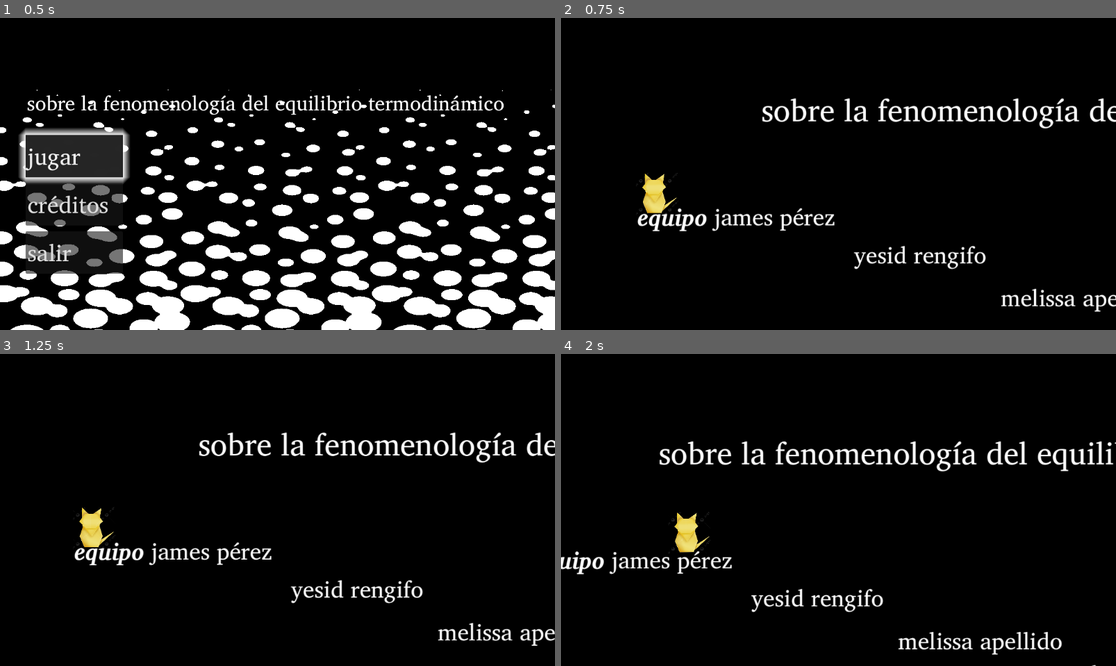
Above: before the commit, frames 1-4 (two rows, left to right).
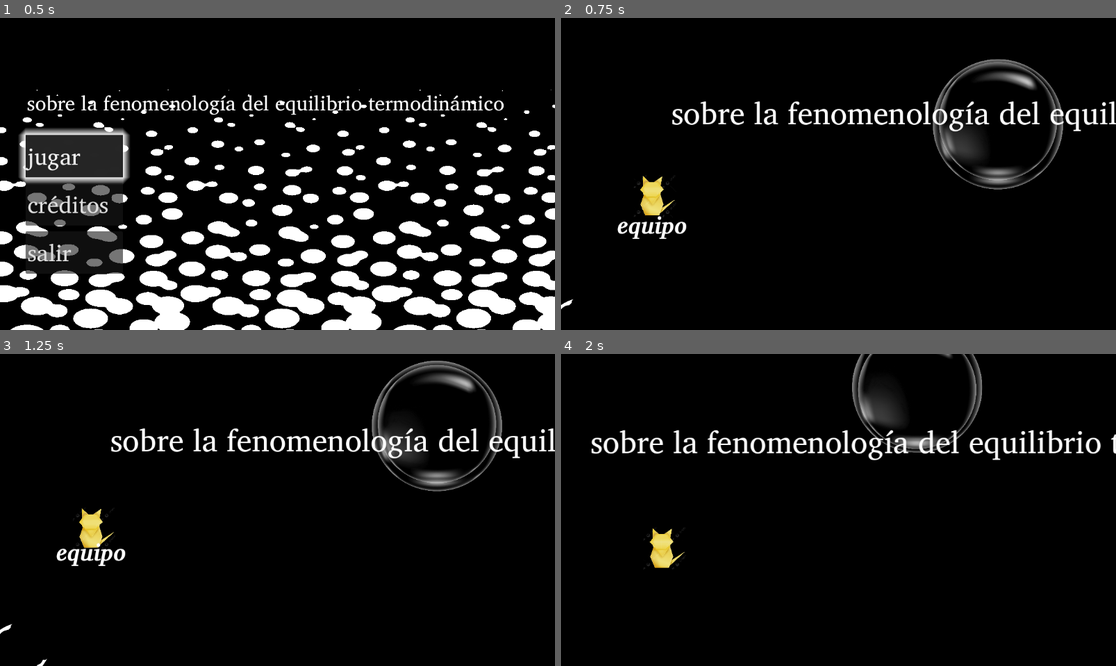
Above: after the commit, the same moments.

Repository: eramajarvi/project-pascal
Game: Godot game, scene res://scenes/menu.tscn
The game is run twice, just before and just after one commit, with the same random seed, the same clock (stepped at 60 frames per second) and the same inputs.
Inputs:
- Up to frame 1 (0.5 s): no input
- Up to frame 2 (0.75 s): click "créditos" at 0.5 s
- Up to frame 3 (1.25 s): no input
- Up to frame 4 (2 s): tap Enter (ui_accept) at 1.25, 1.52 s; hold Right (ui_right) from 1.28 s (still down)

Frame 1 is identical in both runs. In frame 2, 8.1% of the frame differs, in the area x 0-100%, y 13-95%; in frame 3, 7.7%; in frame 4, 8.6%, in the area x 0-100%, y 0-100%.

Commit message:
Creditos Casi listos

Diff:
--- /dev/null
+++ b/scenes/bubbleGraphics.tscn
@@ -0,0 +1,33 @@
+[gd_scene load_steps=6 format=3 uid="uid://bh0eb10np2t2j"]
+
+[ext_resource type="Shader" path="res://scripts/shaders/bubbleGraphics.gdshader" id="1"]
+[ext_resource type="Texture2D" uid="uid://btyvngln83p7b" path="res://assets/sprites/BubbleA.png" id="2"]
+
+[sub_resource type="ShaderMaterial" id="1"]
+shader = ExtResource("1")
+
+[sub_resource type="Shader" id="2"]
+code = "shader_type canvas_item;
+
+uniform float timeScale = 20;
+uniform float amplitude = 1000.0f;
+
+void vertex() {
+
+	VERTEX.y += sin(TIME * timeScale + VERTEX.y + VERTEX.x) * amplitude;
+}
+"
+
+[sub_resource type="ShaderMaterial" id="3"]
+shader = SubResource("2")
+shader_parameter/timeScale = 2.0
+shader_parameter/amplitude = 20.0
+
+[node name="bubbleGraphics" type="Sprite2D"]
+material = SubResource("1")
+texture = ExtResource("2")
+
+[node name="bubbleShaderSprite" type="Sprite2D" parent="."]
+material = SubResource("3")
+scale = Vector2(1.1, 1.1)
+texture = ExtResource("2")
--- /dev/null
+++ b/scenes/bubble_movement.gd
@@ -0,0 +1,18 @@
+extends Sprite2D
+
+# Variables configurables
+@export var speed: float = 100.0 # Velocidad de subida
+@export var screen_margin: float = 10.0 # Margen para reaparecer fuera de la pantalla
+
+func _process(delta: float) -> void:
+	# Elevar el sprite suavemente
+	position.y -= speed * delta
+
+	# Verificar si el sprite ha salido de la pantalla
+	if position.y + texture.get_size().y < 0:
+		reset_position()
+
+func reset_position() -> void:
+	# Reposicionar el sprite en la parte inferior de la pantalla
+	position.y = get_viewport_rect().size.y + screen_margin
+	position.x = randf_range(0.0, get_viewport_rect().size.x)
--- a/scenes/creditos.tscn
+++ b/scenes/creditos.tscn
@@ -1,9 +1,32 @@
-[gd_scene load_steps=18 format=3 uid="uid://bwrrs67qxxds2"]
-
+[gd_scene load_steps=24 format=3 uid="uid://bwrrs67qxxds2"]
+
+[ext_resource type="Texture2D" uid="uid://pumdnh5thavr" path="res://assets/sprites/paticas.png" id="1_1wejf"]
 [ext_resource type="PackedScene" uid="uid://bueeg8ahb2ikv" path="res://scenes/gotas_the_cat.tscn" id="1_d40u3"]
-[ext_resource type="FontFile" uid="uid://c856oabdvvwmv" path="res://assets/fonts/CharisSILBI.ttf" id="1_t4qpt"]
-[ext_resource type="FontFile" uid="uid://b1iobu72ua0r" path="res://assets/fonts/CharisSILR.ttf" id="2_bhvhp"]
-[ext_resource type="AudioStream" uid="uid://cpcvgdo2rq31x" path="res://assets/music/nin_discipline.mp3" id="4_iwub4"]
+[ext_resource type="FontFile" uid="uid://bbr8dag5a6cap" path="res://assets/fonts/CharisSILBI.ttf" id="1_t4qpt"]
+[ext_resource type="FontFile" uid="uid://dogky3a4mipuh" path="res://assets/fonts/CharisSILR.ttf" id="2_bhvhp"]
+[ext_resource type="Script" path="res://scenes/timer_Credits.gd" id="2_jxjry"]
+[ext_resource type="AudioStream" uid="uid://cs2b8i6klm1l7" path="res://assets/music/nin_discipline.mp3" id="4_iwub4"]
+[ext_resource type="Texture2D" uid="uid://if23xdf36qjc" path="res://assets/sprites/Garras.png" id="4_j80lp"]
+[ext_resource type="PackedScene" uid="uid://bh0eb10np2t2j" path="res://scenes/bubbleGraphics.tscn" id="5_7kjkf"]
+[ext_resource type="Texture2D" uid="uid://cs353xsjf6cwc" path="res://assets/sprites/ggj00-roundlogo-900x900.png" id="5_nunq5"]
+[ext_resource type="Script" path="res://scenes/bubble_movement.gd" id="6_j0myt"]
+
+[sub_resource type="Shader" id="Shader_iunnu"]
+code = "shader_type canvas_item;
+
+uniform float timeScale = 20;
+uniform float amplitude = 1000.0f;
+
+void vertex() {
+
+	VERTEX.y += sin(TIME * timeScale + VERTEX.y + VERTEX.x) * amplitude;
+}
+"
+
+[sub_resource type="ShaderMaterial" id="ShaderMaterial_idlkg"]
+shader = SubResource("Shader_iunnu")
+shader_parameter/timeScale = 1.0
+shader_parameter/amplitude = 50.0
 
 [sub_resource type="RectangleShape2D" id="RectangleShape2D_2t575"]
 size = Vector2(144, 33)
@@ -15,7 +38,7 @@
 size = Vector2(288, 35)
 
 [sub_resource type="RectangleShape2D" id="RectangleShape2D_hun54"]
-size = Vector2(348, 35)
+size = Vector2(263, 35)
 
 [sub_resource type="RectangleShape2D" id="RectangleShape2D_7cmkf"]
 size = Vector2(361, 35)
@@ -23,54 +46,21 @@
 [sub_resource type="RectangleShape2D" id="RectangleShape2D_2bw6o"]
 size = Vector2(377, 28)
 
-[sub_resource type="Animation" id="Animation_ioxoj"]
-length = 0.001
-tracks/0/type = "value"
-tracks/0/imported = false
-tracks/0/enabled = true
-tracks/0/path = NodePath(".:position")
-tracks/0/interp = 1
-tracks/0/loop_wrap = true
-tracks/0/keys = {
-"times": PackedFloat32Array(0),
-"transitions": PackedFloat32Array(1),
-"update": 0,
-"values": [Vector2(1545, 753)]
-}
-
-[sub_resource type="Animation" id="Animation_6eggr"]
-resource_name = "move"
-length = 2.0
-loop_mode = 2
-tracks/0/type = "value"
-tracks/0/imported = false
-tracks/0/enabled = true
-tracks/0/path = NodePath(".:position")
-tracks/0/interp = 1
-tracks/0/loop_wrap = true
-tracks/0/keys = {
-"times": PackedFloat32Array(0, 1.96667),
-"transitions": PackedFloat32Array(0.535887, 2),
-"update": 0,
-"values": [Vector2(1545, 753), Vector2(1545, 432)]
-}
-
-[sub_resource type="AnimationLibrary" id="AnimationLibrary_o1v16"]
-_data = {
-"RESET": SubResource("Animation_ioxoj"),
-"move": SubResource("Animation_6eggr")
-}
-
 [sub_resource type="RectangleShape2D" id="RectangleShape2D_xmqqn"]
 size = Vector2(164, 40)
 
+[sub_resource type="ShaderMaterial" id="ShaderMaterial_sh8wc"]
+shader = SubResource("Shader_iunnu")
+shader_parameter/timeScale = 2.0
+shader_parameter/amplitude = 20.0
+
 [sub_resource type="WorldBoundaryShape2D" id="WorldBoundaryShape2D_v060y"]
 
 [sub_resource type="RectangleShape2D" id="RectangleShape2D_xb3xc"]
-size = Vector2(27, 350)
-
-[sub_resource type="RectangleShape2D" id="RectangleShape2D_augis"]
-size = Vector2(393, 20)
+size = Vector2(25, 5489)
+
+[sub_resource type="RectangleShape2D" id="RectangleShape2D_irjy1"]
+size = Vector2(1012, 42)
 
 [node name="Creditos" type="Node2D"]
 
@@ -87,9 +77,19 @@
 anchors_preset = 15
 anchor_right = 1.0
 anchor_bottom = 1.0
+offset_left = 223.0
+offset_top = 114.0
+offset_right = 223.0
+offset_bottom = 114.0
 grow_horizontal = 2
 grow_vertical = 2
 color = Color(0, 0, 0, 1)
+metadata/_edit_group_ = true
+
+[node name="Paticas" type="Sprite2D" parent="Control"]
+material = SubResource("ShaderMaterial_idlkg")
+position = Vector2(1435, 4280)
+texture = ExtResource("1_1wejf")
 
 [node name="Labels" type="Node" parent="."]
 
@@ -102,7 +102,8 @@
 text = "sobre la fenomenología del equilibrio termodinámico"
 
 [node name="equipo" type="StaticBody2D" parent="Labels"]
-position = Vector2(65, 166)
+position = Vector2(210, 176)
+script = ExtResource("2_jxjry")
 metadata/_edit_group_ = true
 
 [node name="CollisionShape2D" type="CollisionShape2D" parent="Labels/equipo"]
@@ -118,8 +119,12 @@
 theme_override_font_sizes/font_size = 48
 text = "equipo"
 
+[node name="Timer" type="Timer" parent="Labels/equipo"]
+one_shot = true
+autostart = true
+
 [node name="james" type="StaticBody2D" parent="Labels"]
-position = Vector2(225, 165)
+position = Vector2(46, 1166)
 metadata/_edit_group_ = true
 
 [node name="CollisionShape2D" type="CollisionShape2D" parent="Labels/james"]
@@ -134,9 +139,19 @@
 theme_override_fonts/font = ExtResource("2_bhvhp")
 theme_override_font_sizes/font_size = 48
 text = "james pérez"
+metadata/_edit_use_anchors_ = true
+
+[node name="james5" type="StaticBody2D" parent="Labels"]
+position = Vector2(234, 846)
+rotation = -0.837758
+metadata/_edit_group_ = true
+
+[node name="CollisionShape2D" type="CollisionShape2D" parent="Labels/james5"]
+position = Vector2(129, 25.5)
+shape = SubResource("RectangleShape2D_uudk3")
 
 [node name="yesid" type="StaticBody2D" parent="Labels"]
-position = Vector2(515, 244)
+position = Vector2(43, 2309)
 metadata/_edit_group_ = true
 
 [node name="CollisionShape2D" type="CollisionShape2D" parent="Labels/yesid"]
@@ -152,25 +167,26 @@
 theme_override_font_sizes/font_size = 48
 text = "yesid rengifo"
 
-[node name="melissa" type="StaticBody2D" parent="Labels"]
-position = Vector2(820, 333)
-metadata/_edit_group_ = true
-
-[node name="CollisionShape2D" type="CollisionShape2D" parent="Labels/melissa"]
-position = Vector2(173, 25.5)
+[node name="maria" type="StaticBody2D" parent="Labels"]
+position = Vector2(251, 1753)
+metadata/_edit_group_ = true
+
+[node name="CollisionShape2D" type="CollisionShape2D" parent="Labels/maria"]
+position = Vector2(130.5, 25.5)
 shape = SubResource("RectangleShape2D_hun54")
 
-[node name="Label" type="Label" parent="Labels/melissa"]
-offset_left = -1.0
-offset_top = -17.0
-offset_right = 144.0
-offset_bottom = 63.0
-theme_override_fonts/font = ExtResource("2_bhvhp")
-theme_override_font_sizes/font_size = 48
-text = "melissa apellido"
+[node name="Label" type="Label" parent="Labels/maria"]
+offset_left = -1.0
+offset_top = -17.0
+offset_right = 144.0
+offset_bottom = 63.0
+theme_override_fonts/font = ExtResource("2_bhvhp")
+theme_override_font_sizes/font_size = 48
+text = "maria olarte
+"
 
 [node name="sebastian" type="StaticBody2D" parent="Labels"]
-position = Vector2(1178, 402)
+position = Vector2(170, 2936)
 metadata/_edit_group_ = true
 
 [node name="CollisionShape2D" type="CollisionShape2D" parent="Labels/sebastian"]
@@ -185,9 +201,28 @@
 theme_override_fonts/font = ExtResource("2_bhvhp")
 theme_override_font_sizes/font_size = 48
 text = "sebastián giraldo"
+metadata/_edit_use_anchors_ = true
+
+[node name="Nicolas Fuentes" type="StaticBody2D" parent="Labels"]
+position = Vector2(-5, 3615)
+metadata/_edit_group_ = true
+
+[node name="CollisionShape2D" type="CollisionShape2D" parent="Labels/Nicolas Fuentes"]
+position = Vector2(136.635, 25.5)
+shape = SubResource("RectangleShape2D_7cmkf")
+
+[node name="Label" type="Label" parent="Labels/Nicolas Fuentes"]
+offset_left = -1.0
+offset_top = -17.0
+offset_right = 144.0
+offset_bottom = 63.0
+theme_override_fonts/font = ExtResource("2_bhvhp")
+theme_override_font_sizes/font_size = 48
+text = "nicolas fuentes"
+metadata/_edit_use_anchors_ = true
 
 [node name="programador" type="AnimatableBody2D" parent="Labels"]
-position = Vector2(1545, 753)
+position = Vector2(573, 1151)
 metadata/_edit_group_ = true
 
 [node name="Label" type="Label" parent="Labels/programador"]
@@ -195,21 +230,15 @@
 offset_bottom = 28.0
 theme_override_fonts/font = ExtResource("1_t4qpt")
 theme_override_font_sizes/font_size = 48
-text = "programador jefe"
+text = "programador y director"
 
 [node name="CollisionShape2D" type="CollisionShape2D" parent="Labels/programador"]
 position = Vector2(187.5, 46)
 shape = SubResource("RectangleShape2D_2bw6o")
 one_way_collision = true
 
-[node name="AnimationPlayer" type="AnimationPlayer" parent="Labels/programador"]
-libraries = {
-"": SubResource("AnimationLibrary_o1v16")
-}
-autoplay = "move"
-
 [node name="james2" type="StaticBody2D" parent="Labels"]
-position = Vector2(1938, 750)
+position = Vector2(668, 2296)
 metadata/_edit_group_ = true
 
 [node name="CollisionShape2D" type="CollisionShape2D" parent="Labels/james2"]
@@ -223,10 +252,47 @@
 offset_bottom = 63.0
 theme_override_fonts/font = ExtResource("2_bhvhp")
 theme_override_font_sizes/font_size = 48
-text = "james pérez"
+text = "artista y programador"
+metadata/_edit_use_anchors_ = true
+
+[node name="james3" type="StaticBody2D" parent="Labels"]
+position = Vector2(670, 2945)
+metadata/_edit_group_ = true
+
+[node name="CollisionShape2D" type="CollisionShape2D" parent="Labels/james3"]
+position = Vector2(129, 25.5)
+shape = SubResource("RectangleShape2D_uudk3")
+
+[node name="Label" type="Label" parent="Labels/james3"]
+offset_left = -1.0
+offset_top = -17.0
+offset_right = 144.0
+offset_bottom = 63.0
+theme_override_fonts/font = ExtResource("2_bhvhp")
+theme_override_font_sizes/font_size = 48
+text = "efectos y sonido"
+metadata/_edit_use_anchors_ = true
+
+[node name="james4" type="StaticBody2D" parent="Labels"]
+position = Vector2(668, 3326)
+metadata/_edit_group_ = true
+
+[node name="CollisionShape2D" type="CollisionShape2D" parent="Labels/james4"]
+position = Vector2(129, 25.5)
+shape = SubResource("RectangleShape2D_uudk3")
+
+[node name="Label" type="Label" parent="Labels/james4"]
+offset_left = -1.0
+offset_top = -17.0
+offset_right = 144.0
+offset_bottom = 63.0
+theme_override_fonts/font = ExtResource("2_bhvhp")
+theme_override_font_sizes/font_size = 48
+text = "programador"
+metadata/_edit_use_anchors_ = true
 
 [node name="artistas" type="AnimatableBody2D" parent="Labels"]
-position = Vector2(2219, 919)
+position = Vector2(640, 1732)
 metadata/_edit_group_ = true
 
 [node name="CollisionShape2D" type="CollisionShape2D" parent="Labels/artistas"]
@@ -238,11 +304,16 @@
 offset_bottom = 28.0
 theme_override_fonts/font = ExtResource("1_t4qpt")
 theme_override_font_sizes/font_size = 48
-text = "artistas
-"
+text = "artista jefe"
+
+[node name="Garras" type="Sprite2D" parent="Labels"]
+material = SubResource("ShaderMaterial_sh8wc")
+position = Vector2(-13, 584)
+scale = Vector2(0.546875, 0.546875)
+texture = ExtResource("4_j80lp")
 
 [node name="GotasTheCat" parent="." instance=ExtResource("1_d40u3")]
-position = Vector2(95, 174)
+position = Vector2(288, 167)
 metadata/_edit_group_ = true
 
 [node name="Camera2D" type="Camera2D" parent="GotasTheCat"]
@@ -251,7 +322,7 @@
 position_smoothing_enabled = true
 
 [node name="LeftWall" type="StaticBody2D" parent="."]
-position = Vector2(64, 150)
+position = Vector2(-155, 147)
 metadata/_edit_group_ = true
 
 [node name="CollisionShape2D" type="CollisionShape2D" parent="LeftWall"]
@@ -261,22 +332,75 @@
 [node name="HelperWalls" type="Node" parent="."]
 
 [node name="StaticBody2D" type="StaticBody2D" parent="HelperWalls"]
-position = Vector2(1521, 696)
-metadata/_edit_group_ = true
-
-[node name="CollisionShape2D" type="CollisionShape2D" parent="HelperWalls/StaticBody2D"]
-position = Vector2(3.5, -69)
+position = Vector2(562, 651)
+metadata/_edit_group_ = true
+
+[node name="CollisionShape2D1" type="CollisionShape2D" parent="HelperWalls/StaticBody2D"]
+position = Vector2(-35.5, 2134.5)
 shape = SubResource("RectangleShape2D_xb3xc")
 
+[node name="StaticBody2D3" type="StaticBody2D" parent="HelperWalls"]
+position = Vector2(30, 2499)
+metadata/_edit_group_ = true
+
+[node name="CollisionShape2D2" type="CollisionShape2D" parent="HelperWalls/StaticBody2D3"]
+position = Vector2(13.5, 297)
+shape = SubResource("RectangleShape2D_xb3xc")
+
 [node name="StaticBody2D2" type="StaticBody2D" parent="HelperWalls"]
-position = Vector2(1553, 805)
-metadata/_edit_group_ = true
+position = Vector2(-351, -48)
 
 [node name="CollisionShape2D" type="CollisionShape2D" parent="HelperWalls/StaticBody2D2"]
-position = Vector2(186.5, 0)
-shape = SubResource("RectangleShape2D_augis")
+position = Vector2(374, 4711)
+shape = SubResource("RectangleShape2D_irjy1")
+one_way_collision_margin = 16.0
 
 [node name="AudioStreamPlayer" type="AudioStreamPlayer" parent="."]
 stream = ExtResource("4_iwub4")
 volume_db = -5.0
 autoplay = true
+
+[node name="bubbleGraphics" parent="." instance=ExtResource("5_7kjkf")]
+position = Vector2(-370, 1075)
+scale = Vector2(0.3, 0.3)
+script = ExtResource("6_j0myt")
+
+[node name="bubbleGraphics2" parent="." instance=ExtResource("5_7kjkf")]
+position = Vector2(416, 1241)
+scale = Vector2(0.3, 0.3)
+script = ExtResource("6_j0myt")
+
+[node name="bubbleGraphics3" parent="." instance=ExtResource("5_7kjkf")]
+position = Vector2(1000, 0)
+scale = Vector2(0.3, 0.3)
+script = ExtResource("6_j0myt")
+
+[node name="bubbleGraphics4" parent="." instance=ExtResource("5_7kjkf")]
+position = Vector2(750, 1800)
+scale = Vector2(0.3, 0.3)
+script = ExtResource("6_j0myt")
+
+[node name="bubbleGraphics5" parent="." instance=ExtResource("5_7kjkf")]
+position = Vector2(1927.98, 1810.65)
+scale = Vector2(0.3, 0.3)
+script = ExtResource("6_j0myt")
+
+[node name="bubbleGraphics6" parent="." instance=ExtResource("5_7kjkf")]
+position = Vector2(1402.48, 2022.54)
+scale = Vector2(0.3, 0.3)
+script = ExtResource("6_j0myt")
+
+[node name="bubbleGraphics7" parent="." instance=ExtResource("5_7kjkf")]
+position = Vector2(1340, 2595)
+scale = Vector2(0.3, 0.3)
+script = ExtResource("6_j0myt")
+
+[node name="bubbleGraphics8" parent="." instance=ExtResource("5_7kjkf")]
+position = Vector2(1944.93, 2395.47)
+scale = Vector2(0.3, 0.3)
+script = ExtResource("6_j0myt")
+
+[node name="Ggj00-roundlogo-900x900" type="Sprite2D" parent="."]
+position = Vector2(747, 4621)
+scale = Vector2(0.345556, 0.345556)
+texture = ExtResource("5_nunq5")
--- /dev/null
+++ b/scenes/timer_Credits.gd
@@ -0,0 +1,16 @@
+extends Node2D
+
+# Referencias a nodos
+@onready var timer: Timer = $Timer
+@onready var static_body: StaticBody2D = $"."
+func _ready():
+	# Inicia el temporizador
+	timer.start()
+	# Conectar señal del temporizador
+	timer.timeout.connect(_on_Timer_timeout)
+
+func _on_Timer_timeout():
+	# Hace que el StaticBody2D desaparezca
+	static_body.visible = false
+	# Si quieres eliminarlo del árbol:
+	static_body.queue_free()
--- /dev/null
+++ b/scripts/shaders/bubble-spatial-shield.gdshader
@@ -0,0 +1,65 @@
+shader_type spatial;
+
+uniform vec4 base_color : source_color = vec4(0.0, 0.5, 1.0, 1.0);
+uniform vec4 pulse_color : source_color = vec4(0.5, 0.7, 1.0, 1.0);
+uniform float speed : hint_range(0.1, 5.0) = 1.0;
+uniform float scale : hint_range(0.1, 10.0) = 1.0;
+uniform float distortion : hint_range(0.01, 5.0) = 1.0;
+uniform float shield_power : hint_range(0.0, 1.0) = 0.8;
+uniform float rim_power : hint_range(0.0, 5.0) = 2.0;
+uniform float pulse_frequency : hint_range(0.1, 10.0) = 2.0;
+
+float noise(vec3 p) {
+    return fract(sin(dot(p, vec3(12.9898, 78.233, 45.5432))) * 43758.5453);
+}
+
+float fbm(vec3 p) {
+    float value = 0.0;
+    float amplitude = 0.5;
+    float frequency = 1.0;
+    for (int i = 0; i < 5; i++) {
+        value += amplitude * noise(p * frequency);
+        amplitude *= 0.5;
+        frequency *= 2.0;
+    }
+    return value;
+}
+
+void vertex() {
+    float displacement = fbm(VERTEX * scale + vec3(0.0, 0.0, TIME * speed)) * distortion;
+    VERTEX += NORMAL * displacement * 0.1;
+}
+
+void fragment() {
+    vec3 view_dir = normalize(VIEW);
+    vec3 normal = normalize(NORMAL);
+
+    // Fresnel effect for shield rim
+    float fresnel = pow(1.0 - dot(normal, view_dir), rim_power);
+
+    // Noise-based distortion
+    vec3 noise_pos = VERTEX * scale + vec3(0.0, 0.0, TIME * speed);
+    float noise_val = fbm(noise_pos);
+
+    // Pulsating effect
+    float pulse = (sin(TIME * pulse_frequency) + 1.0) * 0.5;
+
+    // Combine effects
+    float shield_intensity = mix(shield_power, 1.0, fresnel);
+    shield_intensity *= mix(0.8, 1.2, noise_val);
+    shield_intensity *= mix(0.9, 1.1, pulse);
+
+    // Color mixing
+    vec4 final_color = mix(base_color, pulse_color, pulse * 0.5);
+    final_color.rgb *= shield_intensity;
+
+    // material properties
+    ALBEDO = final_color.rgb;
+    EMISSION = final_color.rgb * shield_intensity * 2.0;
+    ALPHA = clamp(shield_intensity * 1.5, 0.0, 1.0);
+    ROUGHNESS = 0.1;
+    METALLIC = 0.8;
+
+    vec3 normal_distortion = vec3(noise_val, noise_val, 1.0) * 0.1;
+    NORMAL_MAP = normalize(mix(NORMAL, normal_distortion, 0.5));
+}
--- /dev/null
+++ b/scripts/shaders/bubbleGraphics.gdshader
@@ -0,0 +1,21 @@
+shader_type canvas_item;
+
+uniform float refractionMagnitude = 30.0;
+
+void fragment() {
+
+	// Possibly a more acturate way to do refraction? Uncomment and see how you like it (and comment out below refraction)
+	//vec3 refraction = -refract(vec3(0,0,-1), texture(NORMAL_TEXTURE, UV).rgb, 1.1) *2.0;
+
+	vec3 refraction = - texture(NORMAL_TEXTURE, UV).rgb * vec3(1.0,-1.0,1.0);
+
+	vec4 textureRead = texture(TEXTURE, UV);
+	vec4 offsetScreenRead = textureLod(SCREEN_TEXTURE, SCREEN_UV + refraction.rg/refractionMagnitude, 0.0);
+
+	if (textureRead.a  > .04) {
+		COLOR = offsetScreenRead;
+	}
+	else {
+		COLOR = textureRead;
+	}
+}
Binary file added: assets/sprites/BubbleA.png
Binary file added: assets/sprites/Garras.png
Binary file added: assets/sprites/ggj00-roundlogo-900x900.png
Binary file added: assets/sprites/paticas.png
Not shown: 1 places in scenes/menu.tscn that only renumber resources
Empty file added: scripts/shaders/water_distortion.gdshader
